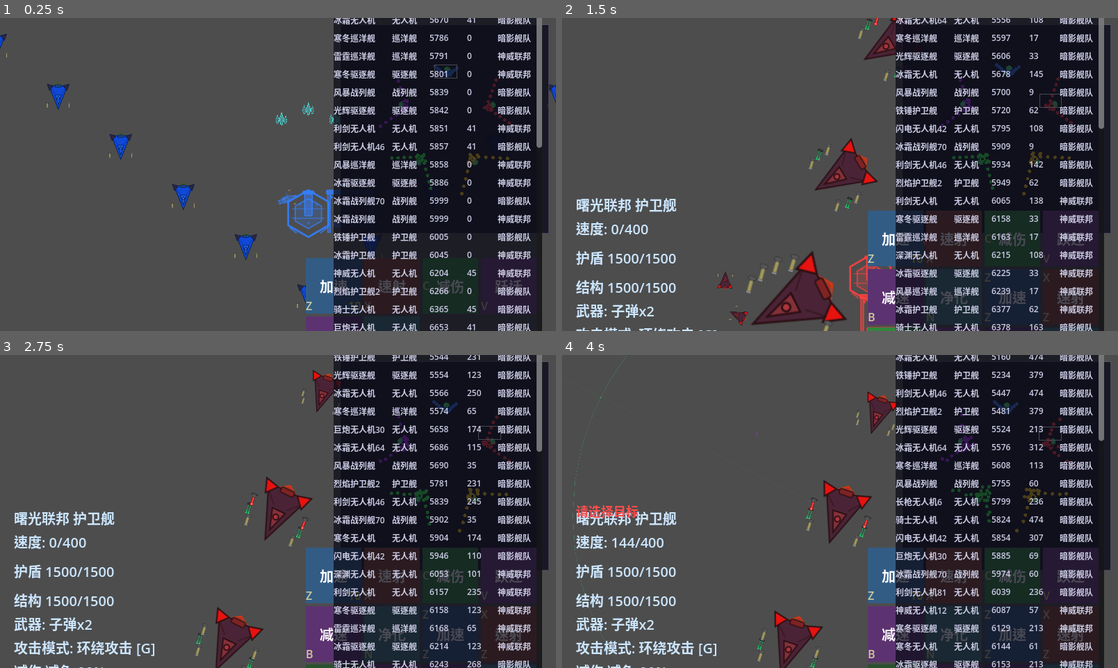
Above: before the commit, frames 1-4 (two rows, left to right).
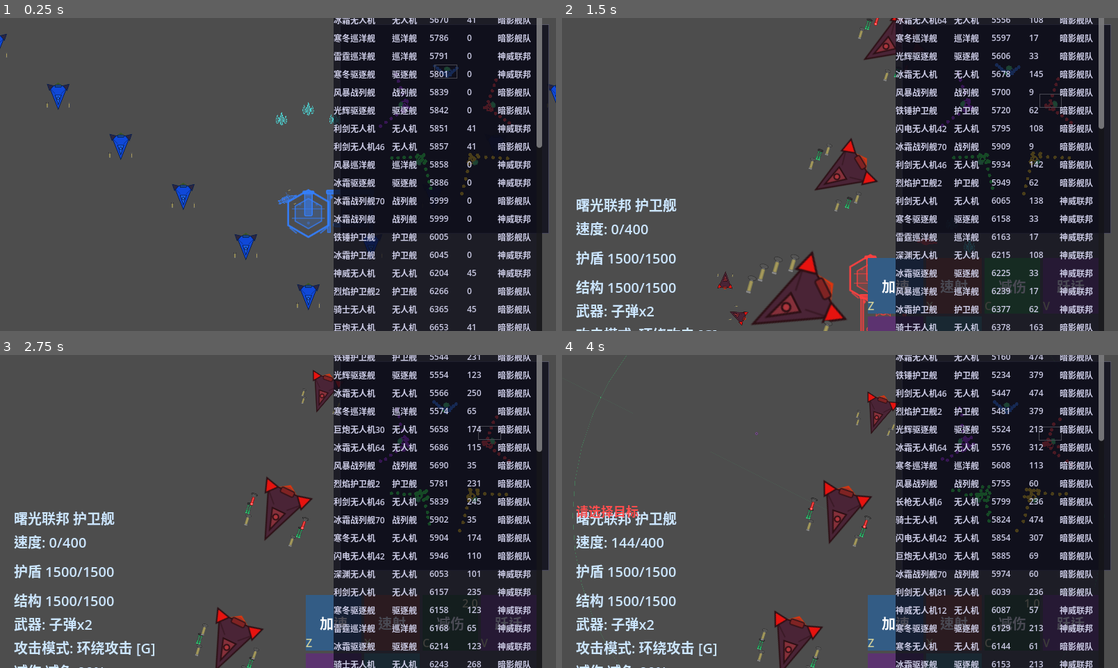
Above: after the commit, the same moments.

Repository: ZhanXuzhao/SpaceRTS
Game: Godot game, scene res://scenes/main.tscn
Same seed, same stepped clock (60 frames per second), same inputs: the game is played once before the commit and once after it.
Inputs (mouse positions are in pixels of both pictures, inside the frame that each line leads up to):
- Up to frame 1 (0.25 s): no input
- Up to frame 2 (1.5 s): tap Enter at 0.5 s; move the mouse to (812, 237) at 0.52 s; hold W 0.53-1.25 s; tap Z at 0.6 s; click (812, 237) at 0.67 s; drag from (1012, 296) to (867, 212) at 1.27 s
- Up to frame 3 (2.75 s): move the mouse to (511, 633) at 2.02 s; hold A from 2.03 s (still down); tap C at 2.1 s; click (511, 633) at 2.17 s
- Up to frame 4 (4 s): release A at 2.75 s; drag from (867, 511) to (884, 392) at 2.77 s; move the mouse to (756, 433) at 3.52 s; hold A from 3.53 s (still down); tap B at 3.6 s; click (756, 433) at 3.67 s

The runs differ from the first frame. In frame 1, 1.5% of the frame differs, in the area x 55-94%, y 76-100%; in frame 2, 4.0%; in frame 3, 4.1%, in the area x 55-94%, y 61-100%; in frame 4, 4.0%.

Commit message:
合并技能按钮和生产按钮到同一 SkillPanel；移除旧 BuildGrid 逻辑

Diff:
--- a/scenes/main.tscn
+++ b/scenes/main.tscn
@@ -117,221 +117,12 @@
 theme_override_font_sizes/font_size = 20
 text = "无人机 仓容/舱内/舱外: 14/10/4"
 
-[node name="SkillPanel" type="GridContainer" parent="HudLayer/Hud" unique_id=947207301]
+[node name="SkillPanel" type="GridContainer" parent="HudLayer/Hud"]
 custom_minimum_size = Vector2(340, 180)
 layout_mode = 2
 size_flags_horizontal = 8
 size_flags_vertical = 8
 columns = 4
-
-[node name="SkillBtn0" type="MarginContainer" parent="HudLayer/Hud/SkillPanel" unique_id=686676667]
-custom_minimum_size = Vector2(80, 80)
-layout_mode = 2
-
-[node name="Bg" type="ColorRect" parent="HudLayer/Hud/SkillPanel/SkillBtn0" unique_id=1166355210]
-layout_mode = 2
-color = Color(0.2, 0.6, 1, 1)
-
-[node name="Border" type="ColorRect" parent="HudLayer/Hud/SkillPanel/SkillBtn0" unique_id=267662982]
-layout_mode = 2
-mouse_filter = 2
-color = Color(0.2, 0.2, 0.2, 0.6)
-
-[node name="Name" type="Label" parent="HudLayer/Hud/SkillPanel/SkillBtn0" unique_id=386344796]
-layout_mode = 2
-theme_override_font_sizes/font_size = 20
-text = "加速"
-horizontal_alignment = 1
-vertical_alignment = 1
-
-[node name="Key" type="Label" parent="HudLayer/Hud/SkillPanel/SkillBtn0" unique_id=443735335]
-layout_mode = 2
-size_flags_vertical = 8
-theme_override_colors/font_color = Color(0.8, 0.8, 0.6, 1)
-theme_override_font_sizes/font_size = 16
-text = "Z"
-
-[node name="CD" type="Label" parent="HudLayer/Hud/SkillPanel/SkillBtn0" unique_id=913936605]
-layout_mode = 2
-size_flags_horizontal = 8
-size_flags_vertical = 8
-theme_override_colors/font_color = Color(1, 0.8, 0.2, 1)
-theme_override_font_sizes/font_size = 16
-text = "10"
-
-[node name="SkillBtn1" type="MarginContainer" parent="HudLayer/Hud/SkillPanel" unique_id=1797392508]
-custom_minimum_size = Vector2(80, 80)
-layout_mode = 2
-
-[node name="Bg" type="ColorRect" parent="HudLayer/Hud/SkillPanel/SkillBtn1" unique_id=1456521584]
-layout_mode = 2
-color = Color(1, 0.4, 0.2, 1)
-
-[node name="Border" type="ColorRect" parent="HudLayer/Hud/SkillPanel/SkillBtn1" unique_id=1021788241]
-layout_mode = 2
-mouse_filter = 2
-color = Color(0.2, 0.2, 0.2, 0.6)
-
-[node name="Name" type="Label" parent="HudLayer/Hud/SkillPanel/SkillBtn1" unique_id=1049554910]
-layout_mode = 2
-theme_override_font_sizes/font_size = 20
-text = "速射"
-horizontal_alignment = 1
-vertical_alignment = 1
-
-[node name="Key" type="Label" parent="HudLayer/Hud/SkillPanel/SkillBtn1" unique_id=286363299]
-layout_mode = 2
-size_flags_vertical = 8
-theme_override_colors/font_color = Color(0.8, 0.8, 0.6, 1)
-theme_override_font_sizes/font_size = 16
-text = "X"
-
-[node name="CD" type="Label" parent="HudLayer/Hud/SkillPanel/SkillBtn1" unique_id=370992251]
-visible = false
-layout_mode = 2
-size_flags_horizontal = 8
-size_flags_vertical = 8
-theme_override_colors/font_color = Color(1, 0.8, 0.2, 1)
-theme_override_font_sizes/font_size = 16
-
-[node name="SkillBtn2" type="MarginContainer" parent="HudLayer/Hud/SkillPanel" unique_id=351100103]
-custom_minimum_size = Vector2(80, 80)
-layout_mode = 2
-
-[node name="Bg" type="ColorRect" parent="HudLayer/Hud/SkillPanel/SkillBtn2" unique_id=1503458995]
-layout_mode = 2
-color = Color(0.2, 1, 0.3, 1)
-
-[node name="Border" type="ColorRect" parent="HudLayer/Hud/SkillPanel/SkillBtn2" unique_id=1454469702]
-layout_mode = 2
-mouse_filter = 2
-color = Color(0.2, 0.2, 0.2, 0.6)
-
-[node name="Name" type="Label" parent="HudLayer/Hud/SkillPanel/SkillBtn2" unique_id=2139158139]
-layout_mode = 2
-theme_override_font_sizes/font_size = 20
-text = "减伤"
-horizontal_alignment = 1
-vertical_alignment = 1
-
-[node name="Key" type="Label" parent="HudLayer/Hud/SkillPanel/SkillBtn2" unique_id=765981163]
-layout_mode = 2
-theme_override_colors/font_color = Color(0.8, 0.8, 0.6, 1)
-theme_override_font_sizes/font_size = 16
-text = "C"
-
-[node name="CD" type="Label" parent="HudLayer/Hud/SkillPanel/SkillBtn2" unique_id=434515134]
-visible = false
-layout_mode = 2
-size_flags_horizontal = 8
-size_flags_vertical = 8
-theme_override_colors/font_color = Color(1, 0.8, 0.2, 1)
-theme_override_font_sizes/font_size = 16
-
-[node name="SkillBtn3" type="MarginContainer" parent="HudLayer/Hud/SkillPanel" unique_id=365172730]
-custom_minimum_size = Vector2(80, 80)
-layout_mode = 2
-
-[node name="Bg" type="ColorRect" parent="HudLayer/Hud/SkillPanel/SkillBtn3" unique_id=1096431546]
-layout_mode = 2
-color = Color(0.8, 0.3, 1, 1)
-
-[node name="Border" type="ColorRect" parent="HudLayer/Hud/SkillPanel/SkillBtn3" unique_id=251673328]
-layout_mode = 2
-mouse_filter = 2
-color = Color(0.2, 0.2, 0.2, 0.6)
-
-[node name="Name" type="Label" parent="HudLayer/Hud/SkillPanel/SkillBtn3" unique_id=673752884]
-layout_mode = 2
-theme_override_font_sizes/font_size = 20
-text = "跃迁"
-horizontal_alignment = 1
-vertical_alignment = 1
-
-[node name="Key" type="Label" parent="HudLayer/Hud/SkillPanel/SkillBtn3" unique_id=721533911]
-layout_mode = 2
-size_flags_vertical = 8
-theme_override_colors/font_color = Color(0.8, 0.8, 0.6, 1)
-theme_override_font_sizes/font_size = 16
-text = "V"
-
-[node name="CD" type="Label" parent="HudLayer/Hud/SkillPanel/SkillBtn3" unique_id=162895407]
-visible = false
-layout_mode = 2
-size_flags_horizontal = 8
-size_flags_vertical = 8
-theme_override_colors/font_color = Color(1, 0.8, 0.2, 1)
-theme_override_font_sizes/font_size = 16
-
-[node name="SkillBtn4" type="MarginContainer" parent="HudLayer/Hud/SkillPanel" unique_id=1422257333]
-custom_minimum_size = Vector2(80, 80)
-layout_mode = 2
-
-[node name="Bg" type="ColorRect" parent="HudLayer/Hud/SkillPanel/SkillBtn4" unique_id=1536973347]
-layout_mode = 2
-color = Color(0.6, 0.2, 0.8, 1)
-
-[node name="Border" type="ColorRect" parent="HudLayer/Hud/SkillPanel/SkillBtn4" unique_id=334675750]
-layout_mode = 2
-mouse_filter = 2
-color = Color(0.2, 0.2, 0.2, 0.6)
-
-[node name="Name" type="Label" parent="HudLayer/Hud/SkillPanel/SkillBtn4" unique_id=495419121]
-layout_mode = 2
-theme_override_font_sizes/font_size = 20
-text = "减速"
-horizontal_alignment = 1
-vertical_alignment = 1
-
-[node name="Key" type="Label" parent="HudLayer/Hud/SkillPanel/SkillBtn4" unique_id=2133275992]
-layout_mode = 2
-size_flags_vertical = 8
-theme_override_colors/font_color = Color(0.8, 0.8, 0.6, 1)
-theme_override_font_sizes/font_size = 16
-text = "B"
-
-[node name="CD" type="Label" parent="HudLayer/Hud/SkillPanel/SkillBtn4" unique_id=1161282440]
-visible = false
-layout_mode = 2
-size_flags_horizontal = 8
-size_flags_vertical = 8
-theme_override_colors/font_color = Color(1, 0.8, 0.2, 1)
-theme_override_font_sizes/font_size = 16
-
-[node name="SkillBtn5" type="MarginContainer" parent="HudLayer/Hud/SkillPanel" unique_id=32682040]
-custom_minimum_size = Vector2(80, 80)
-layout_mode = 2
-
-[node name="Bg" type="ColorRect" parent="HudLayer/Hud/SkillPanel/SkillBtn5" unique_id=1223542272]
-layout_mode = 2
-color = Color(0.3, 0.9, 0.9, 1)
-
-[node name="Border" type="ColorRect" parent="HudLayer/Hud/SkillPanel/SkillBtn5" unique_id=1668576729]
-layout_mode = 2
-mouse_filter = 2
-color = Color(0.2, 0.2, 0.2, 0.6)
-
-[node name="Name" type="Label" parent="HudLayer/Hud/SkillPanel/SkillBtn5" unique_id=645079958]
-layout_mode = 2
-theme_override_font_sizes/font_size = 20
-text = "净化"
-horizontal_alignment = 1
-vertical_alignment = 1
-
-[node name="Key" type="Label" parent="HudLayer/Hud/SkillPanel/SkillBtn5" unique_id=1295770453]
-layout_mode = 2
-size_flags_vertical = 8
-theme_override_colors/font_color = Color(0.8, 0.8, 0.6, 1)
-theme_override_font_sizes/font_size = 16
-text = "N"
-
-[node name="CD" type="Label" parent="HudLayer/Hud/SkillPanel/SkillBtn5" unique_id=481786311]
-visible = false
-layout_mode = 2
-size_flags_horizontal = 8
-size_flags_vertical = 8
-theme_override_colors/font_color = Color(1, 0.8, 0.2, 1)
-theme_override_font_sizes/font_size = 16
 
 [node name="BuildGrid" type="GridContainer" parent="HudLayer/Hud"]
 visible = false
--- a/scripts/hud.gd
+++ b/scripts/hud.gd
@@ -47,7 +47,6 @@
 var _sort_ascending: bool = true
 
 # ---- 建筑/生产面板 ----
-var _build_panel: GridContainer
 var _build_btns: Array = []
 var _build_panel_visible: bool = false
 var _selected_building = null
@@ -74,14 +73,9 @@
 ## 外部：设置当前选中的建筑（船坞时显示生产面板）
 func set_selected_building(building) -> void:
 	_selected_building = building
-	if building != null and building.building_type == _Building.BuildingType.SHIPYARD:
-		_build_panel.visible = true
-		_build_queue_label.visible = true
-		_build_panel_visible = true
-	else:
-		_build_panel.visible = false
-		_build_queue_label.visible = false
-		_build_panel_visible = false
+	var is_shipyard = building != null and building.building_type == _Building.BuildingType.SHIPYARD
+	_build_queue_label.visible = is_shipyard
+	_build_panel_visible = is_shipyard
 
 
 ## 建造按钮回调 — 从按钮的右下角标读取费用
@@ -193,8 +187,9 @@
 	for i in 6:
 		var btn = CornerLabelButton.instantiate()
 		btn.set_name_text(SKILL_NAMES[i])
-		btn.set_tl(SKILL_KEYS[i])
+		btn.set_bl(SKILL_KEYS[i])
 		btn.set_bg_color(SKILL_COLORS[i])
+		btn.get_tl().visible = false  # 左上角无用
 		btn.set_tr("")       # CD — 默认隐藏
 		btn.get_tr().visible = false
 		btn.set_br("自动")    # 自动标签 — 默认隐藏
@@ -205,9 +200,6 @@
 		_skill_buttons.append(btn)
 
 	# ---- 建筑生产面板（场景中已有 BuildGrid GridContainer）----
-	_build_panel = $BuildGrid
-	_build_panel.visible = false
-
 	# 标题 + 队列信息（在 BuildGrid 上方，作为兄弟节点放在场景中）
 	_build_queue_label = $BuildQueueLabel
 	_build_queue_label.text = ""
@@ -233,15 +225,14 @@
 		var color = build_colors[idx]
 
 		var btn = CornerLabelButton.instantiate()
-		btn.custom_minimum_size = Vector2(90, 80)
 		btn.set_name_text(item.label)
 		btn.set_bg_color(color)
-		btn.set_tl("[" + build_keys[idx] + "]")
+		btn.set_bl(build_keys[idx])
 		btn.set_br("💰" + str(item.cost))
+		btn.get_tl().visible = false
 		btn.get_tr().visible = false
-		btn.get_bl().visible = false
 		btn.pressed.connect(_on_build_btn_pressed.bind(item.type, item.cost))
-		_build_panel.add_child(btn)
+		_skill_panel.add_child(btn)
 		_build_btns.append(btn)
 
 	# ---- 引用场景中的太空总览容器并构建内容 ----
@@ -278,33 +269,35 @@
 	if main == null:
 		_hide_all(); return
 
-	# ---- 建筑选择/生产面板 ----
-	if _selected_building != null and is_instance_valid(_selected_building):
-		if _selected_building.building_type == _Building.BuildingType.SHIPYARD:
-			_build_panel.visible = true
-			_build_queue_label.visible = true
-			var qsize = _selected_building._production_queue.size()
-			var progress = _selected_building.get_production_progress()
-			var queue_cost = _selected_building.get_queue_total_cost()
-			if qsize > 0:
-				var pct = int(progress * 100)
-				_build_queue_label.text = "生产中: " + str(pct) + "%  队列: " + str(qsize) + "  排队矿物: " + str(queue_cost)
-			else:
-				_build_queue_label.text = "空闲  矿物: " + str(int(main.team_minerals.get(main._player_team_name, 0)))
-			# 更新按钮可用状态
-			var minerals = main.team_minerals.get(main._player_team_name, 0.0)
-			for btn in _build_btns:
-				btn.set_disabled(minerals < _get_btn_cost(btn))
+	# ---- 建筑选择/生产面板（按钮已放入 SkillPanel）----
+	var has_shipyard = _selected_building != null and is_instance_valid(_selected_building) \
+		and _selected_building.building_type == _Building.BuildingType.SHIPYARD
+	_build_queue_label.visible = has_shipyard
+	if has_shipyard:
+		var qsize = _selected_building._production_queue.size()
+		var progress = _selected_building.get_production_progress()
+		var queue_cost = _selected_building.get_queue_total_cost()
+		if qsize > 0:
+			var pct = int(progress * 100)
+			_build_queue_label.text = "生产中: " + str(pct) + "%  队列: " + str(qsize) + "  排队矿物: " + str(queue_cost)
 		else:
-			_build_panel.visible = false
-			_build_queue_label.visible = false
-	else:
-		_build_panel.visible = false
-		_build_queue_label.visible = false
+			_build_queue_label.text = "空闲  矿物: " + str(int(main.team_minerals.get(main._player_team_name, 0)))
+		# 更新按钮可用状态
+		var minerals = main.team_minerals.get(main._player_team_name, 0.0)
+		for btn in _build_btns:
+			btn.set_disabled(minerals < _get_btn_cost(btn))
 
 	var sel = main._selected_units
 	if sel.size() == 0:
-		_hide_all(); _speed_indicator.visible = true; return
+		_hide_all()
+		# 船坞选中时在生产按钮，隐藏技能按钮
+		if _build_panel_visible:
+			for btn in _skill_buttons:
+				btn.visible = false
+			for btn in _build_btns:
+				btn.visible = true
+		_speed_indicator.visible = true
+		return
 	var unit = sel[0]
 	if not is_instance_valid(unit) or unit.hull <= 0:
 		_hide_all(); _speed_indicator.visible = true; return
@@ -366,6 +359,8 @@
 
 func _update_skill_buttons(sel: Array) -> void:
 	for btn in _skill_buttons:
+		btn.visible = false
+	for btn in _build_btns:
 		btn.visible = false
 
 	for i in 6:
@@ -478,6 +473,8 @@
 	_threat_label.visible = false
 	_speed_indicator.visible = false
 	for btn in _skill_buttons:
+		btn.visible = false
+	for btn in _build_btns:
 		btn.visible = false
 	# 太空总览始终显示，不隐藏
 
